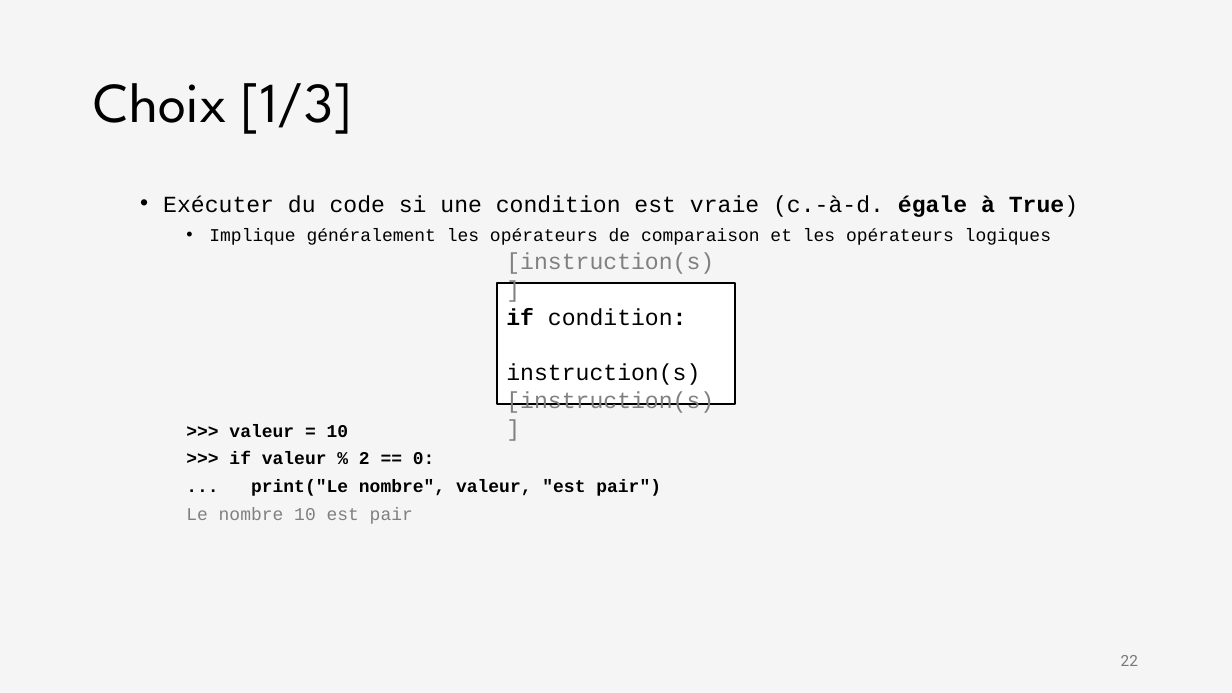
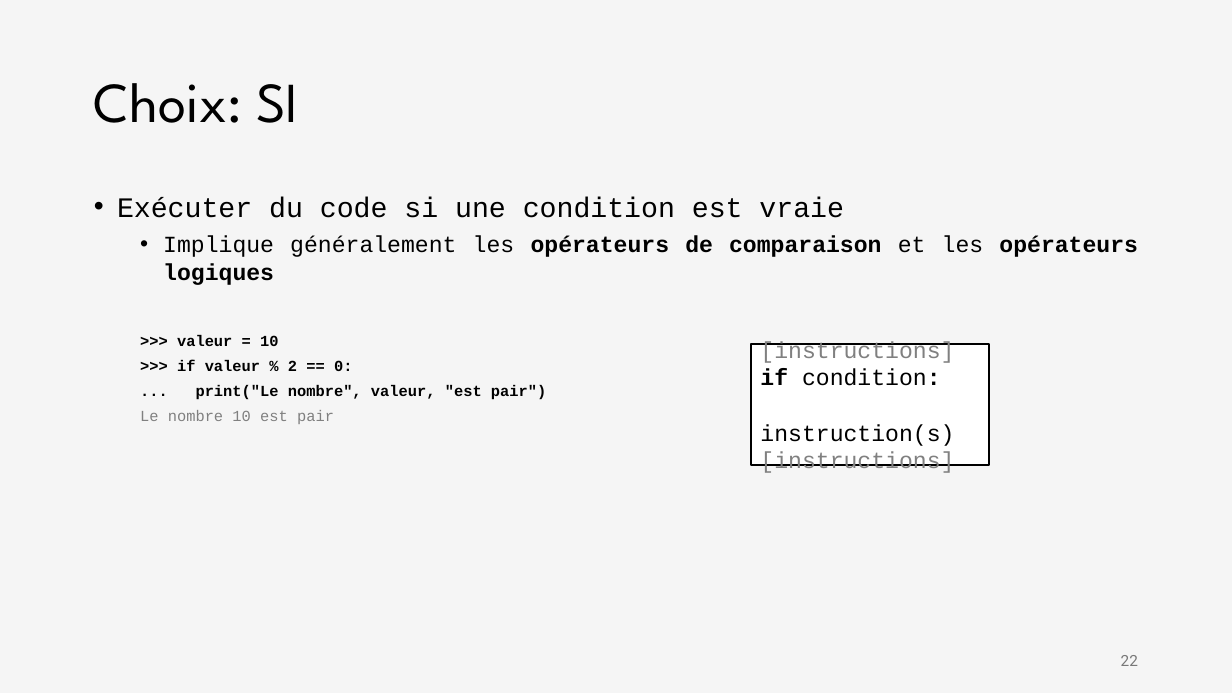
Before and after one commit to iannickgagnon/sagedays_iannick_2026, a slide deck: slide 22 of python_1/presentation_python_1.pptx. Drawn at 1232x693 pixels with LibreOffice and Linux fonts; fonts in the diff are those of the drawing. Boxes give left, top, right and bottom in pixels: in the first picture for what was removed or moved away, otherwise in the second. Text is boxed around its words. In the diff, an @@ line names an element or a change of style, - is before the commit and + after.

```diff
--- a/python_1/presentation_python_1.pptx
+++ b/python_1/presentation_python_1.pptx
@@ title at (94, 83, 299, 123): text changed @@
-Choix [1/3]
+Choix: SI
@@ text at (117, 197, 844, 218): text changed; size 18 to 22 pt @@
-  • Exécuter du code si une condition est vraie (c.-à-d. égale à True)
+• Exécuter du code si une condition est vraie
@@ text at (140, 235, 1138, 424): size 14 to 18 pt in "Implique généralement les opérateurs de comparaison et ..."; bold on in "opérateurs de comparaison opérateurs logiques"; size 14 to 12 pt in ">>> valeur = 10", ">>> if valeur % 2 == 0:", "... print("Le nombre", valeur, "est pair")", "Le nombre 10 est pair"; list level 3 to 2 in "Implique généralement les opérateurs de ..."; list level 3 to 2 in ">>> valeur = 10"; list level 3 to 2 in ">>> if valeur % 2 ..."; list level 3 to 2 in "... print("Le nombre", valeur, "est ..."; list level 3 to 2 in "Le nombre 10 est pair" @@
@@ rectangle "[instructions] if condition:": place and size @@
-rectangle "[instructions] if condition:" at (497, 283, 735, 404)
+rectangle "[instructions] if condition:" at (751, 344, 989, 465)
@@ text in rectangle at (760, 341, 954, 386): text changed @@
-[instruction(s)]
-if condition:
+[instructions]
+if condition:
@@ text in rectangle at (760, 452, 954, 473): text changed @@
-[instruction(s)]
+[instructions]
```
Also in this commit, not shown: 2 other slides changed.
